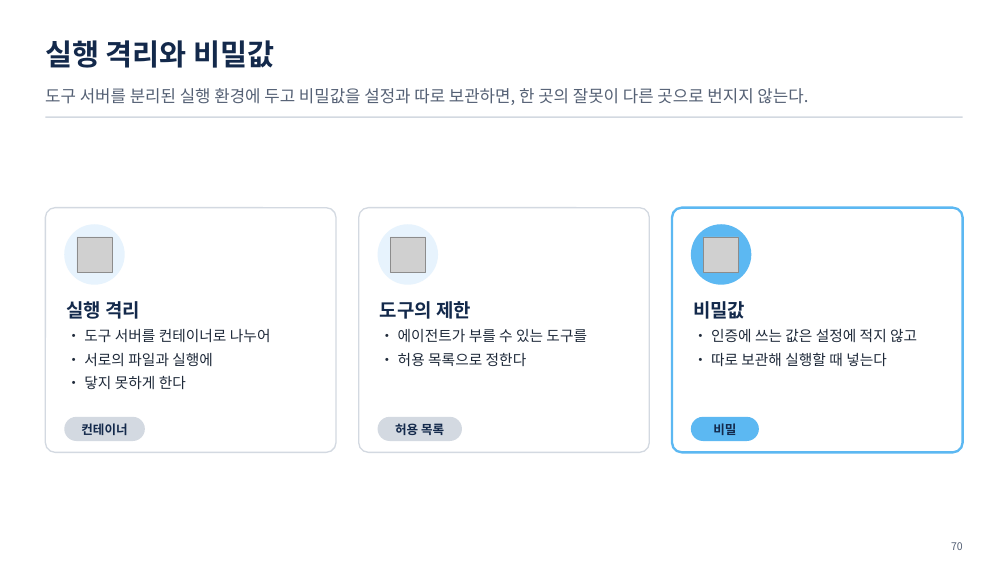
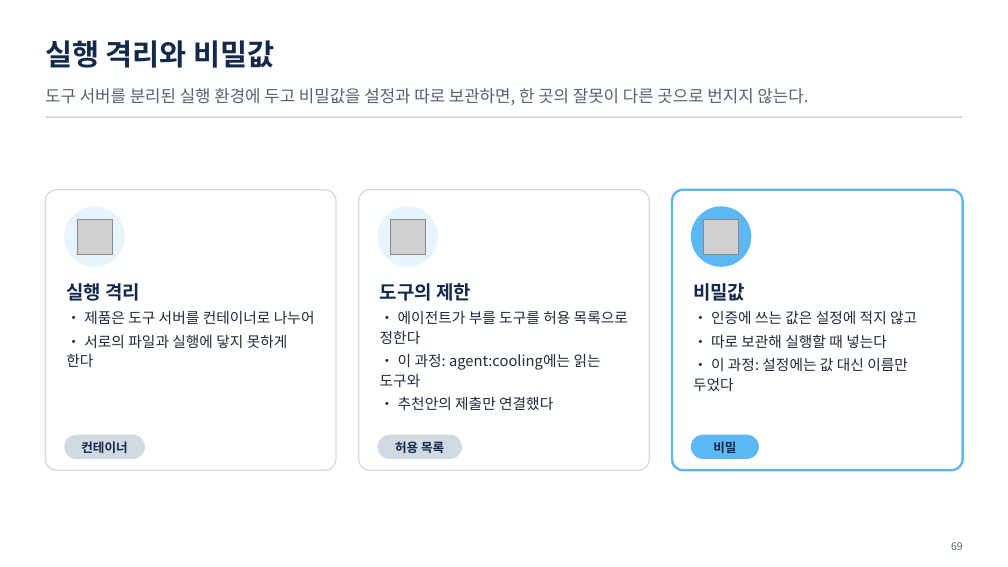
Before and after one commit to uengine-oss/hyd-iot-edu, a slide deck: slide 69 of docs/교재/실전반/08일차/실전반_08일차.pptx (slide 70 before the commit). Drawn at 1008x567 pixels with LibreOffice and Linux fonts; fonts in the diff are those of the drawing; grey boxes stand for pictures. Boxes give left, top, right and bottom in pixels: in the first picture for what was removed or moved away, otherwise in the second. Text is boxed around its words. In the diff, an @@ line names an element or a change of style, - is before the commit and + after.

```diff
--- a/docs/교재/실전반/08일차/실전반_08일차.pptx
+++ b/docs/교재/실전반/08일차/실전반_08일차.pptx
@@ rounded rectangle: place and size @@
-rounded rectangle at [45,208,336,453]
+rounded rectangle at [45,190,336,470]
@@ rounded rectangle: place and size @@
-rounded rectangle at [358,208,649,453]
+rounded rectangle at [358,190,649,470]
@@ rounded rectangle: place and size @@
-rounded rectangle at [672,208,963,453]
+rounded rectangle at [672,190,963,470]
@@ 3 pictures, 3 ellipses: place and size @@
-3 pictures, 3 ellipses at [64,225,752,285]
+3 pictures, 3 ellipses at [64,206,752,267]
@@ text "실행 격리": place and size @@
-text "실행 격리" at [66,301,271,389]
+text "실행 격리" at [66,283,315,367]
@@ text "도구의 제한": place and size @@
-text "도구의 제한" at [380,301,587,366]
+text "도구의 제한" at [380,283,628,410]
@@ text "비밀값": place and size @@
-text "비밀값" at [693,301,917,366]
+text "비밀값" at [693,283,917,391]
@@ text at [66,311,315,367]: text changed @@
-• 도구 서버를 컨테이너로 나누어
-• 서로의 파일과 실행에
-• 닿지 못하게 한다
+• 제품은 도구 서버를 컨테이너로 나누어
+• 서로의 파일과 실행에 닿지 못하게 한다
@@ text at [380,311,628,410]: text changed @@
-• 에이전트가 부를 수 있는 도구를
-• 허용 목록으로 정한다
+• 에이전트가 부를 도구를 허용 목록으로 정한다
+• 이 과정: agent:cooling에는 읽는 도구와
+• 추천안의 제출만 연결했다
@@ text at [693,358,908,391]: paragraph added @@
+• 이 과정: 설정에는 값 대신 이름만 두었다
@@ 3 texts, 3 rounded rectangles: place and size @@
-3 texts, 3 rounded rectangles at [64,417,759,441]
+3 texts, 3 rounded rectangles at [64,435,759,459]
@@ text at [951,542,963,550]: text changed @@
-70
+69
```
Also in this commit, not shown: 47 other slides changed, 2 slides added, 1 slide removed, 27 other files.
